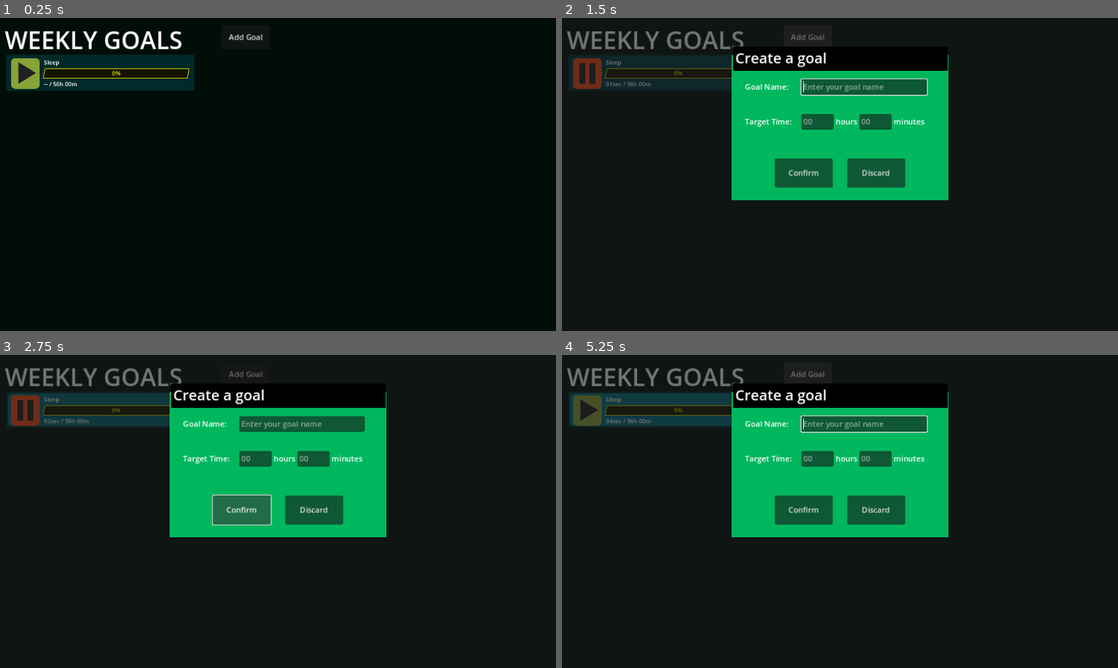
Above: before the commit, frames 1-4 (two rows, left to right).
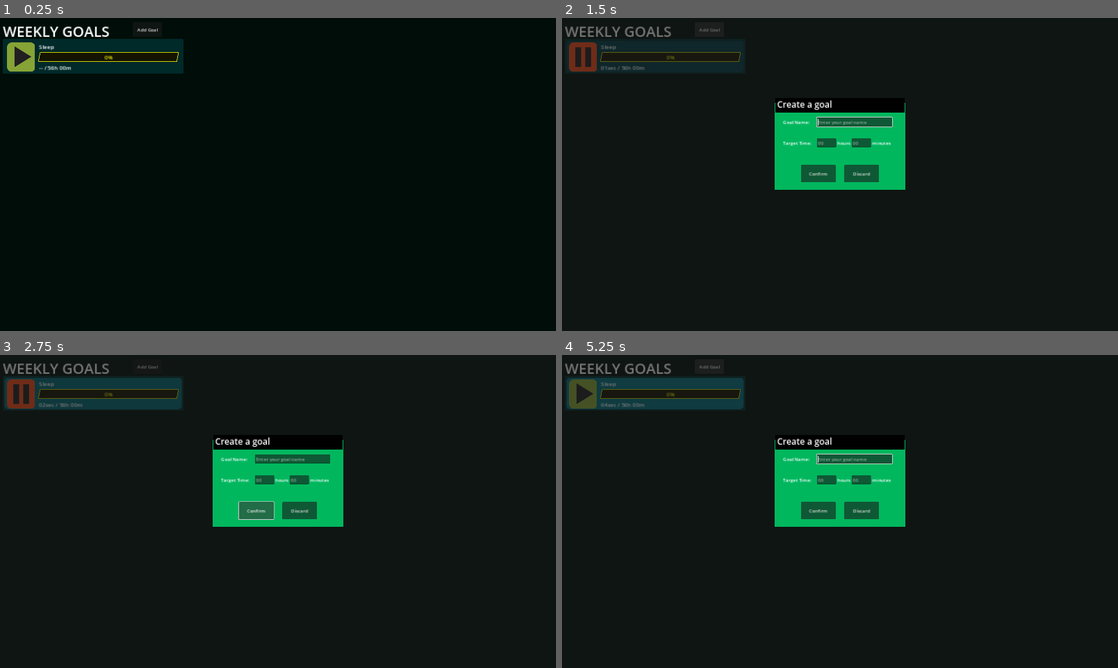
Above: after the commit, the same moments.

Repository: mathew-tran/productive
Game: Godot game, scene res://Main.tscn
Two runs of this game, one before a commit and one after it. Both use one fixed random seed, a clock stepped at 60 frames per second and the inputs below.
Inputs (mouse positions are in pixels of both pictures, inside the frame that each line leads up to; where the layout moved, square brackets give the same spot in the first picture):
- Up to frame 1 (0.25 s): no input
- Up to frame 2 (1.5 s): click (584, 55) [589, 74] at 0.5 s; click "Add Goal" at 1.25 s
- Up to frame 3 (2.75 s): click "Confirm" at 2 s
- Up to frame 4 (5.25 s): click "Confirm" at 2.75 s; click "Discard" at 3.5 s; click (584, 392) [589, 411] at 4.25 s; click "Add Goal" at 5 s

The runs differ from the first frame. In frame 1, 5.2% of the frame differs, in the area x 0-48%, y 2-24%; in frame 2, 16%; in frame 3, 17%, in the area x 0-70%, y 2-59%; in frame 4, 17%.

Commit message:
use time stamp instead to get a better accurate reading

Diff:
--- a/Main.tscn
+++ b/Main.tscn
@@ -41,7 +41,7 @@
 offset_top = 81.0
 offset_right = 518.0
 offset_bottom = 493.0
-scale = Vector2(0.75, 0.75)
+scale = Vector2(1.2, 1.2)
 theme_override_constants/separation = 30
 
 [node name="GoalContainer" type="VBoxContainer" parent="VBoxContainer" groups=["GoalContainer"]]
--- a/Scenes/Goal.tscn
+++ b/Scenes/Goal.tscn
@@ -133,7 +133,7 @@
 text = "0.2 / 1.2 hours"
 
 [node name="Timer" type="Timer" parent="."]
-wait_time = 0.1
+wait_time = 0.2
 
 [node name="AnimationPlayer" type="AnimationPlayer" parent="."]
 libraries = {
--- /dev/null
+++ b/Scripts/Autoload/SaveManager.gd
@@ -0,0 +1,31 @@
+extends Node
+
+
+var SavePath = "user://ProductiveData"
+
+var Data = {}
+
+func HasExistingData():
+	return FileAccess.file_exists(SavePath)
+
+func Save():
+	var file = FileAccess.open(SavePath, FileAccess.READ_WRITE)
+	var json_string = JSON.stringify(Data)
+	file.store_line(Data)
+	file.close()
+
+func Load():
+	var file = FileAccess.open(SavePath, FileAccess.READ)
+	if file:
+		var fileData = file.get_as_text()
+		var json = JSON.parse_string(fileData)
+		if json == OK:
+			Data = json
+
+func SaveData(category, data):
+	Data[category] = data
+
+func LoadData(category):
+	if Data.has(category):
+		return Data[category]
+	return {}
--- a/Scripts/Goal.gd
+++ b/Scripts/Goal.gd
@@ -8,19 +8,30 @@
 @onready var HoursWorked = $HBoxContainer/VBoxContainer/HoursWorked
 @onready var CompletionProgress = $HBoxContainer/VBoxContainer/HBoxContainer/ProgressBar
 
-var Seconds = 0.0
+var StoredSeconds = 0.0
 @export var GoalInHours = 40
 @export var GoalInMinutes = 0
 
+var StartTime
 var bHasBeenCompleted = false
 
 signal GoalActivated(goal)
 
+func GetData():
+	return {
+		"GoalName" : GoalName,
+		"TimeActivated" : StartTime,
+		"StoredSeconds" : StoredSeconds,
+	}
+
+func Load(data):
+	GoalName = data["GoalName"]
+	StartTime = data["TimeActivated"]
+	StoredSeconds = data["StoredSeconds"]
+
 func _ready():
 	Update()
-
 	Initialize()
-
 
 func Initialize():
 	CompletionProgress.min_value = 0
@@ -32,14 +43,25 @@
 	seconds += GoalInHours * 60 * 60
 	CompletionProgress.max_value = seconds
 
+func GetTotalSeconds():
+	var totalSeconds = StoredSeconds
+
+	if StartTime != null:
+		var currentTime = Time.get_unix_time_from_system()
+		var currentSeconds = currentTime - StartTime
+		totalSeconds += currentSeconds
+	return totalSeconds
+
 func Update():
 	GoalTitle.text = GoalName
-	HoursWorked.text = ConvertSecondsIntoText(Seconds) + " / " + GetGoalText()
-	CompletionProgress.value = Seconds
 
-	if Seconds >= CompletionProgress.max_value:
+	var totalSeconds = GetTotalSeconds()
+	HoursWorked.text = ConvertSecondsIntoText(totalSeconds) + " / " + GetGoalText()
+	CompletionProgress.value = totalSeconds
+
+	if totalSeconds >= CompletionProgress.max_value:
 		HoursWorked.modulate = Color.GREEN
-	elif Seconds < CompletionProgress.max_value:
+	elif totalSeconds < CompletionProgress.max_value:
 		HoursWorked.modulate = Color.WHITE
 
 	var weight = CompletionProgress.value / CompletionProgress.max_value
@@ -80,6 +102,7 @@
 		Stop()
 
 func Start():
+	StartTime = Time.get_unix_time_from_system()
 	$Timer.paused = false
 	emit_signal("GoalActivated", self)
 	$HBoxContainer/Button.ForcePlay()
@@ -94,9 +117,12 @@
 	Helper.PlayStop()
 	$AnimationPlayer.stop()
 
+	if StartTime != null:
+		StoredSeconds += Time.get_unix_time_from_system() - StartTime
+		StartTime = null
+
 func _on_timer_timeout():
-	Seconds += $Timer.wait_time
-	if bHasBeenCompleted == false and Seconds >= CompletionProgress.max_value:
+	if bHasBeenCompleted == false and GetTotalSeconds() >= CompletionProgress.max_value:
 		bHasBeenCompleted = true
 		Helper.PlayComplete()
 
--- a/project.godot
+++ b/project.godot
@@ -19,9 +19,12 @@
 
 Helper="*res://Scripts/Autoload/Helper.gd"
 Game="*res://Scripts/Autoload/Game.gd"
+SaveManager="*res://Scripts/Autoload/SaveManager.gd"
 
 [display]
 
+window/size/viewport_width=1920
+window/size/viewport_height=1080
 window/stretch/mode="canvas_items"
 
 [input]
